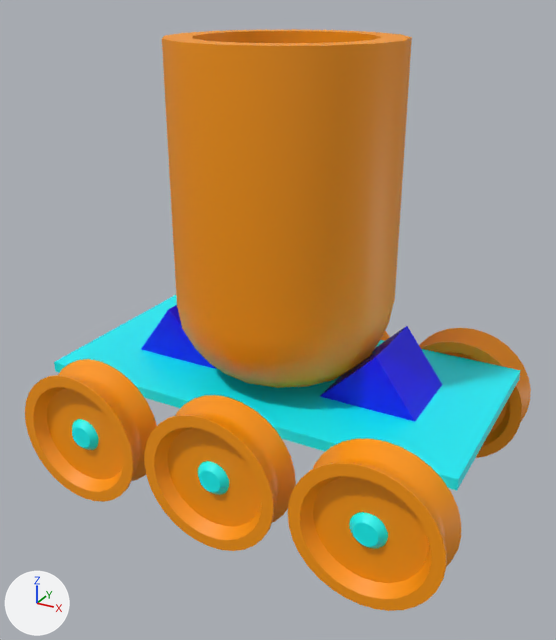
An edit to the FBX model Assets/Art/Cannons_Models/Gun04.fbx, drawn before and after from the same camera.
Camera for both pictures: a camera (50 mm lens) standing at (3.13, -5.82, 1.49) and looking at (0.02, -0.17, -1.33). Lighting does not change. The marker at lower left points along +X, +Y and +Z. Where no turn or scale is listed for an object, it has been applied to the vertices.
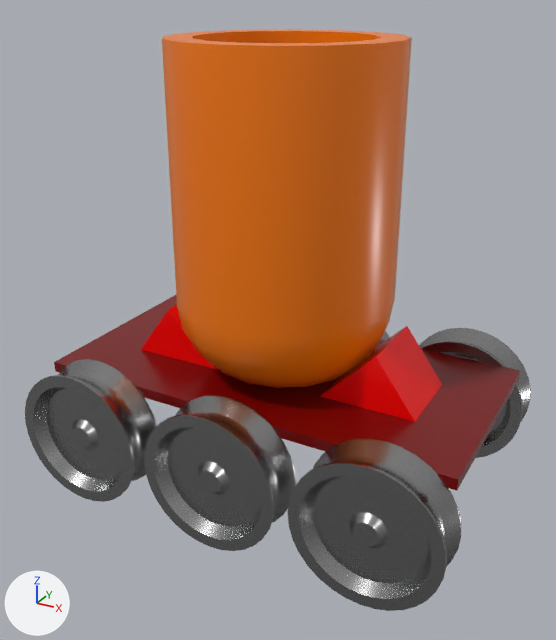
Pixel boxes (x1, y1, x2, y2) of what changed, in the pictures (556 x 640 px):
'Cylinder.005', recoloured: (162, 29, 412, 388) in both
'Cylinder.011', recoloured (orange to grey): (288, 328, 531, 611) in both
'Plane.001', recoloured (cyan to red): (54, 295, 520, 491) in both
'Cylinder.009', recoloured (orange to grey): (144, 331, 390, 551) in both
'Cylinder.010', recoloured (orange to grey): (25, 359, 157, 502) in both
'Cylinder.012', recoloured (blue to red): (141, 305, 442, 421) in both

The change in detail:
Picture 'Gun04_Base04.001_BaseColor.png' (img_gun04_base04_001_basecolor_png) is new.
Picture 'Gun04_Base04.001_Roughness.png' (img_gun04_base04_001_roughness_png) is new.
Picture 'Gun04_Base04.001_Metallic.png' (img_gun04_base04_001_metallic_png) is new.
Material 'Base04.001' (mat_base04_001) is new.
Uses the picture img_gun04_base04_001_basecolor_png.
Uses the picture img_gun04_base04_001_metallic_png.
Uses the picture img_gun04_base04_001_roughness_png.
me_cylinder_001 has 12 vertices, 8 faces and spans x -1.44..1.44, y -0.37..0.37, z 0.0..0.51.
me_cylinder_001 no longer uses material mat_base04 (picture img_gun04_defaultmaterial_basecolor_png).
me_cylinder_001 now uses material mat_base04_001.
me_plane_001 has 8 vertices, 6 faces and spans x -2.0..2.0, y -1.0..1.0, z -0.1..0.0.
me_plane_001 no longer uses material mat_base04 (picture img_gun04_defaultmaterial_basecolor_png).
me_plane_001 now uses material mat_base04_001.
me_cylinder_005 has 144 vertices, 130 faces and spans x -1.0..1.0, y -1.0..1.0, z -1.89..1.09.
me_cylinder_005 no longer uses material mat_base04 (picture img_gun04_defaultmaterial_basecolor_png).
me_cylinder_005 now uses material mat_base04_001.
me_cylinder_011 has 896 vertices, 836 faces and spans x -1.0..1.0, y -1.0..1.0, z -7.15..7.15.
me_cylinder_011 no longer uses material mat_base04 (picture img_gun04_defaultmaterial_basecolor_png).
me_cylinder_011 now uses material mat_base04_001.
